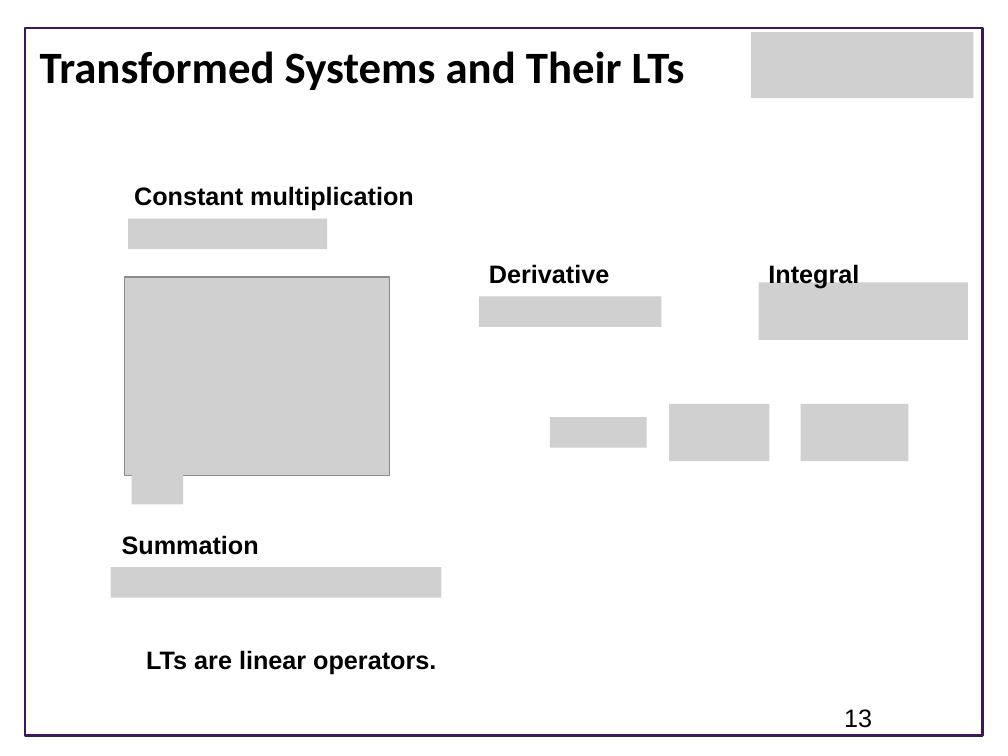
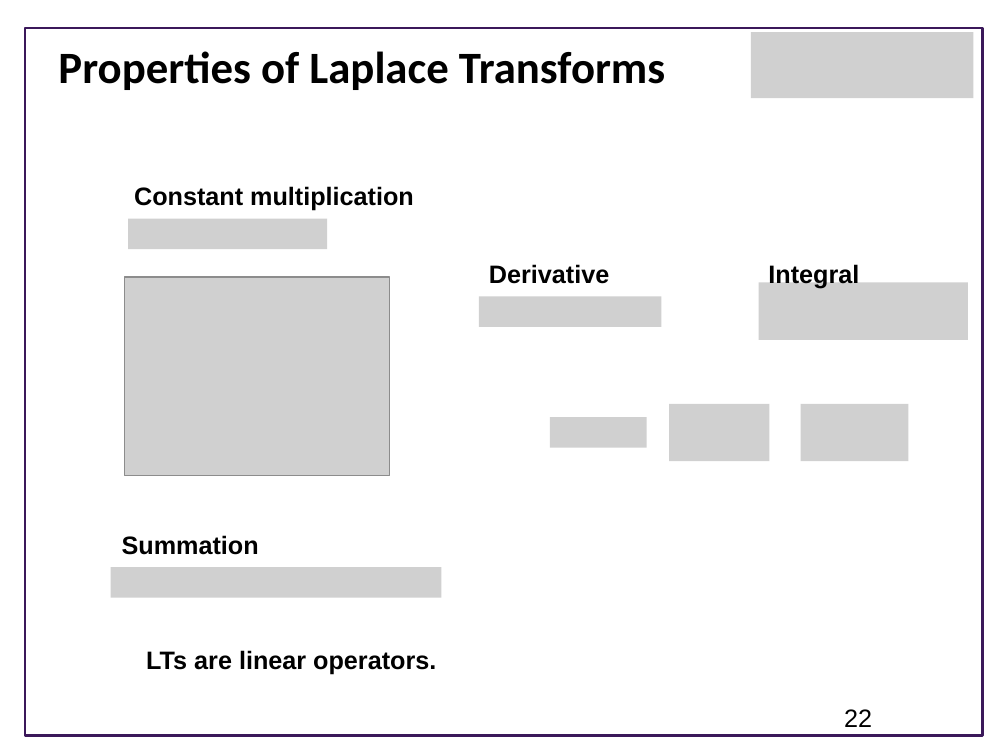
Before and after one commit to joseph-hellerstein/advanced-controls-lectures, a slide deck: slide 22 of Lecture_7-Laplace-Transforms/Laplace-Transforms.pptx (slide 13 before the commit). Drawn at 1008x756 pixels with LibreOffice and Linux fonts; fonts in the diff are those of the drawing; grey boxes stand for pictures; background and template pictures are left out. Boxes give left, top, right and bottom in pixels: in the first picture for what was removed or moved away, otherwise in the second. Text is boxed around its words. In the diff, an @@ line names an element or a change of style, - is before the commit and + after.

```diff
--- a/Lecture_7-Laplace-Transforms/Laplace-Transforms.pptx
+++ b/Lecture_7-Laplace-Transforms/Laplace-Transforms.pptx
@@ title at bbox=[58, 51, 665, 90]: text changed @@
-Transformed Systems and Their LTs
+Properties of Laplace Transforms
@@ picture removed at bbox=[132, 464, 183, 504] @@
@@ page number at bbox=[844, 709, 872, 727]: text changed @@
-13
+22
```
Also in this commit, not shown: 8 other slides changed, 3 slides added, 1 slide removed.
